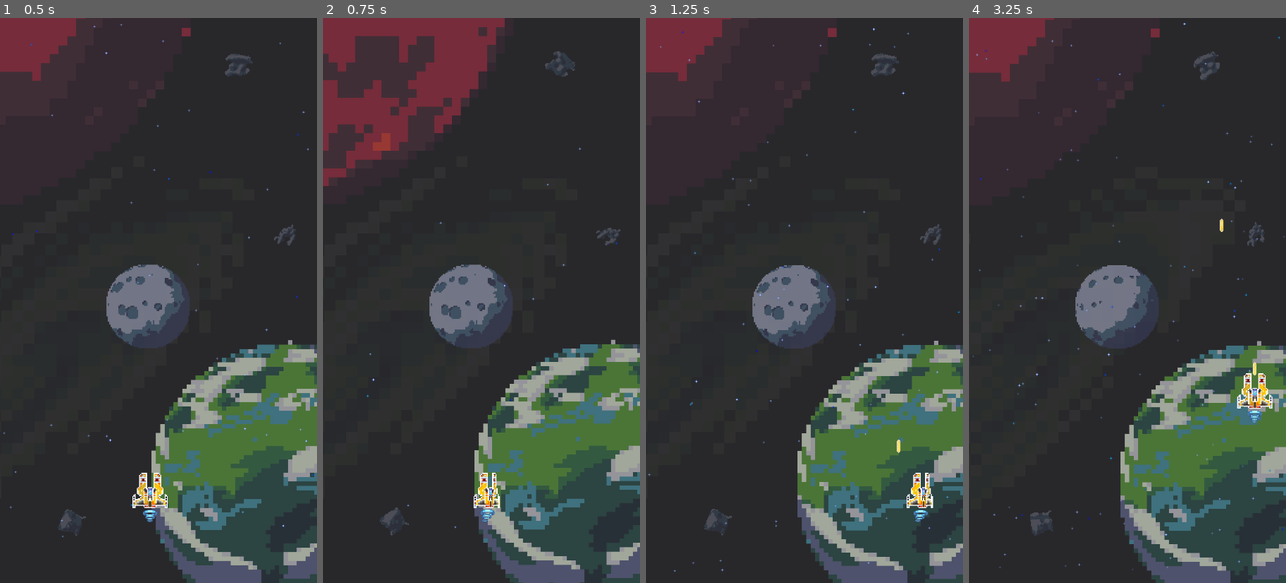
Above: before the commit, frames 1-4 (left to right).
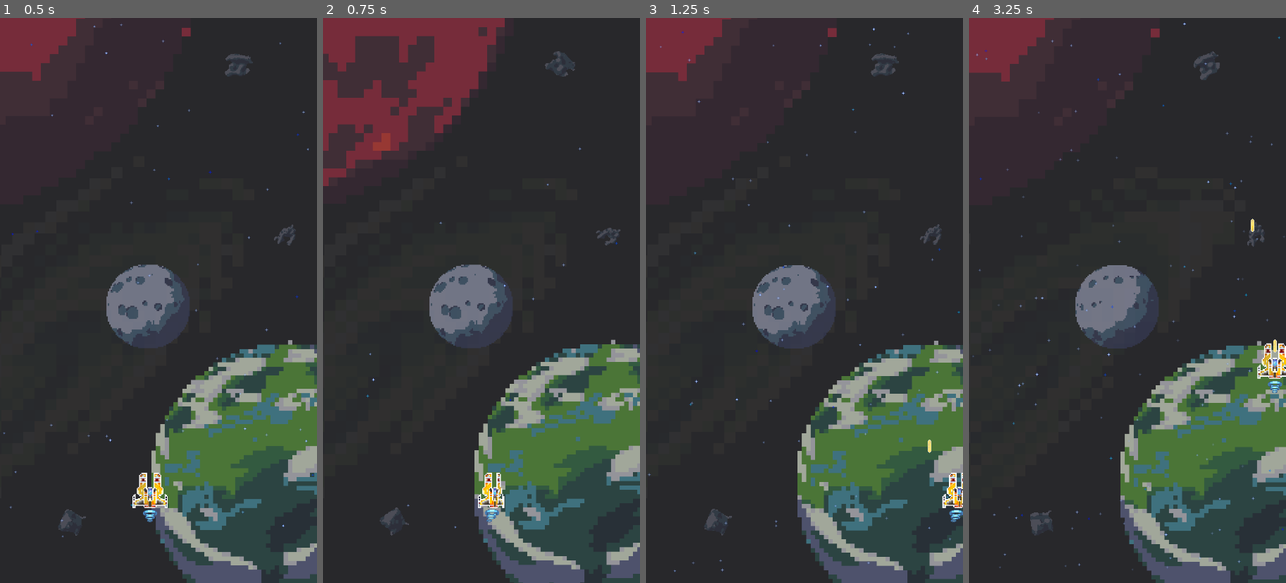
Above: after the commit, the same moments.

Repository: justCallMeJeg/ChaosWingNemesis
Game: Godot game, scene res://src/main.tscn
The game is run twice, just before and just after one commit, with the same random seed, the same clock (stepped at 60 frames per second) and the same inputs. The engine's default icon, where the game draws it, is replaced by a stand-in: a white triangle on a blue panel in a dark square.
Inputs:
- Up to frame 1 (0.5 s): no input
- Up to frame 2 (0.75 s): tap Enter at 0.5 s; hold Right (ui_right) from 0.53 s (still down); tap R at 0.6 s
- Up to frame 3 (1.25 s): keep holding Right (ui_right); tap Space at 0.77 s
- Up to frame 4 (3.25 s): release Right (ui_right) at 1.28 s; hold Down (ui_down) 1.28-2.03 s; tap Enter at 1.35, 2.85 s; tap Space at 1.52, 3.02 s; hold Right (ui_right) 2.03-2.78 s; tap R at 2.1 s; hold Up (ui_up) from 2.78 s (still down)

Frame 1 is identical in both runs. In frame 2, 0.6% of the frame differs, in the area x 47-58%, y 80-90%; in frame 3, 0.8%; in frame 4, 1.1%, in the area x 79-100%, y 35-72%.

Commit message:
FUELED Augment

Diff:
--- /dev/null
+++ b/src/Scenes/Augments/FUELED.tscn
@@ -0,0 +1,6 @@
+[gd_scene load_steps=2 format=3 uid="uid://balm6uq6duiot"]
+
+[ext_resource type="Script" path="res://src/Scripts/Augments/FUELED.gd" id="1_b5grb"]
+
+[node name="Fueled" type="Node"]
+script = ExtResource("1_b5grb")
--- a/src/Scenes/ShipTypes/BaseShip.tscn
+++ b/src/Scenes/ShipTypes/BaseShip.tscn
@@ -6,6 +6,7 @@
 [ext_resource type="Script" path="res://src/Scripts/Components/InputComponent.gd" id="4_7juyf"]
 [ext_resource type="Script" path="res://src/Scripts/Components/ShootingComponent.gd" id="6_2agsu"]
 [ext_resource type="Script" path="res://src/Scripts/Components/HealthComponent.gd" id="6_xmu10"]
+[ext_resource type="PackedScene" uid="uid://balm6uq6duiot" path="res://src/Scenes/Augments/FUELED.tscn" id="7_pghpk"]
 
 [sub_resource type="AtlasTexture" id="AtlasTexture_552c3"]
 atlas = ExtResource("2_ys52p")
@@ -377,6 +378,8 @@
 
 [node name="AugmentSlot" type="Node" parent="."]
 
+[node name="Fueled" parent="AugmentSlot" instance=ExtResource("7_pghpk")]
+
 [node name="BulletInterval" type="Timer" parent="."]
 wait_time = 0.05
 autostart = true
@@ -386,6 +389,7 @@
 
 [node name="HitboxComponent" type="Area2D" parent="."]
 collision_layer = 0
+collision_mask = 8
 
 [node name="CollisionPolygon2D" type="CollisionPolygon2D" parent="HitboxComponent"]
 
--- /dev/null
+++ b/src/Scripts/Augments/FUELED.gd
@@ -0,0 +1,6 @@
+extends Node
+
+@onready var INPUTCOMPONENT : InputComponent = $"/root/Main/BaseShip/InputComponent"
+# Called when the node enters the scene tree for the first time.
+func _ready():
+	INPUTCOMPONENT.SPEED += INPUTCOMPONENT.SPEED * 0.3
--- a/src/Scripts/Augments/GIGGA.gd
+++ b/src/Scripts/Augments/GIGGA.gd
@@ -4,8 +4,3 @@
 # Called when the node enters the scene tree for the first time.
 func _ready():
 	SHOOTINGCOMPONENT.BULLET_SIZE = 0.3
-
-
-# Called every frame. 'delta' is the elapsed time since the previous frame.
-func _process(delta):
-	pass
--- a/src/Scripts/Augments/SMOL.gd
+++ b/src/Scripts/Augments/SMOL.gd
@@ -9,8 +9,3 @@
 	BASESHIP.get_node("ShipFlame").position += Vector2(0,-5.5)
 	BASESHIP.get_node("Collision").scale *= Vector2(0.5,0.5)
 	BASESHIP.get_node("HitboxComponent").get_node("CollisionPolygon2D").scale *= Vector2(0.5,0.5)
-
-
-# Called every frame. 'delta' is the elapsed time since the previous frame.
-func _process(delta):
-	pass
Not shown: 1 places in src/Scenes/ShipTypes/BaseShip.tscn that only renumber resources
